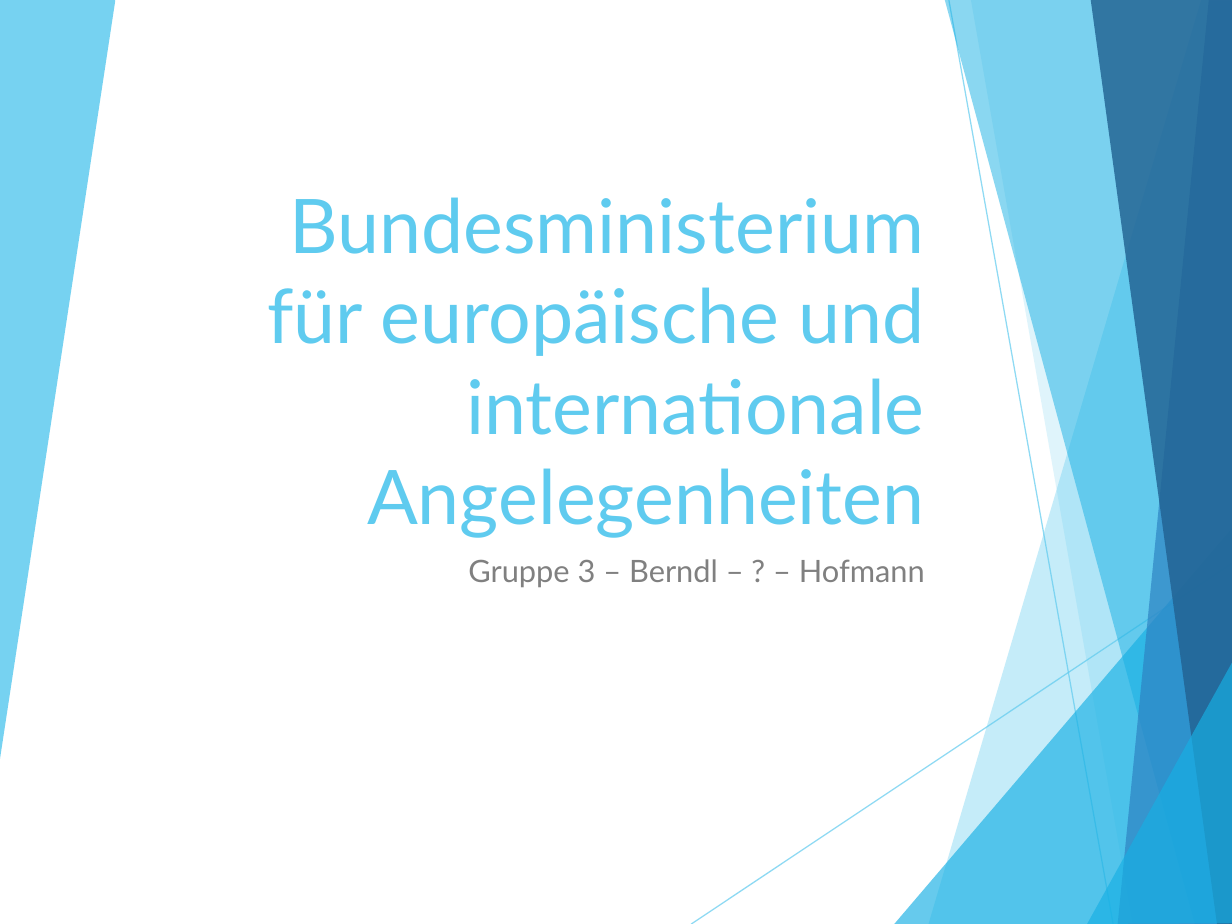
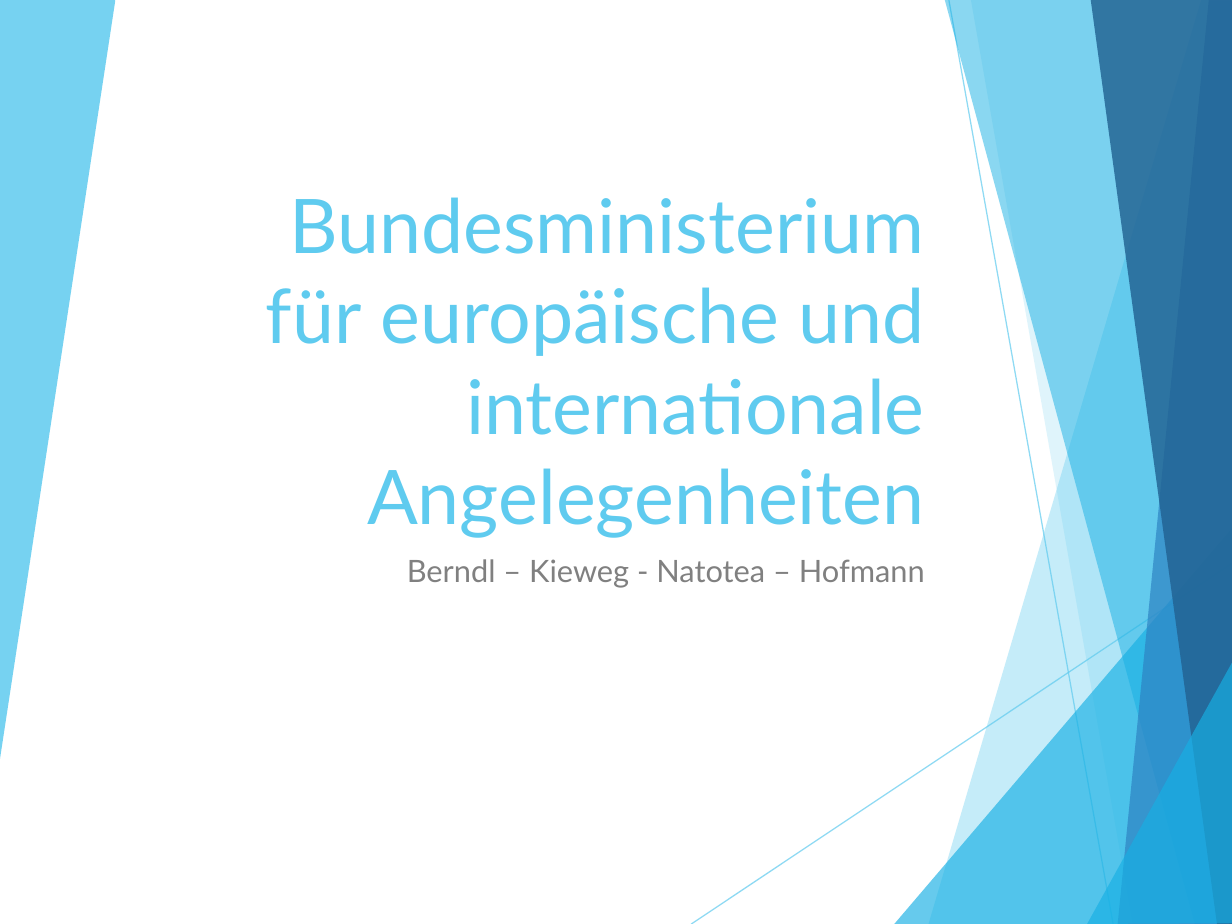
Before and after one commit to itsthistim/Berufsschule, a slide deck: slide 2 of Y3/PB/3.11_Vorlage Präsentation Bundesministerien.pptx. Drawn at 1232x924 pixels with LibreOffice and Linux fonts; fonts in the diff are those of the drawing. Boxes give left, top, right and bottom in pixels: in the first picture for what was removed or moved away, otherwise in the second. Text is boxed around its words. In the diff, an @@ line names an element or a change of style, - is before the commit and + after.

```diff
--- a/Y3/PB/3.11_Vorlage Präsentation Bundesministerien.pptx
+++ b/Y3/PB/3.11_Vorlage Präsentation Bundesministerien.pptx
@@ subtitle at <box>407,559,925,588</box>: text changed @@
-Gruppe 3 – Berndl – ? – Hofmann
+Berndl – Kieweg - Natotea – Hofmann
```
Also in this commit, not shown: 2 other slides changed, 5 slides added, 9 other files.
